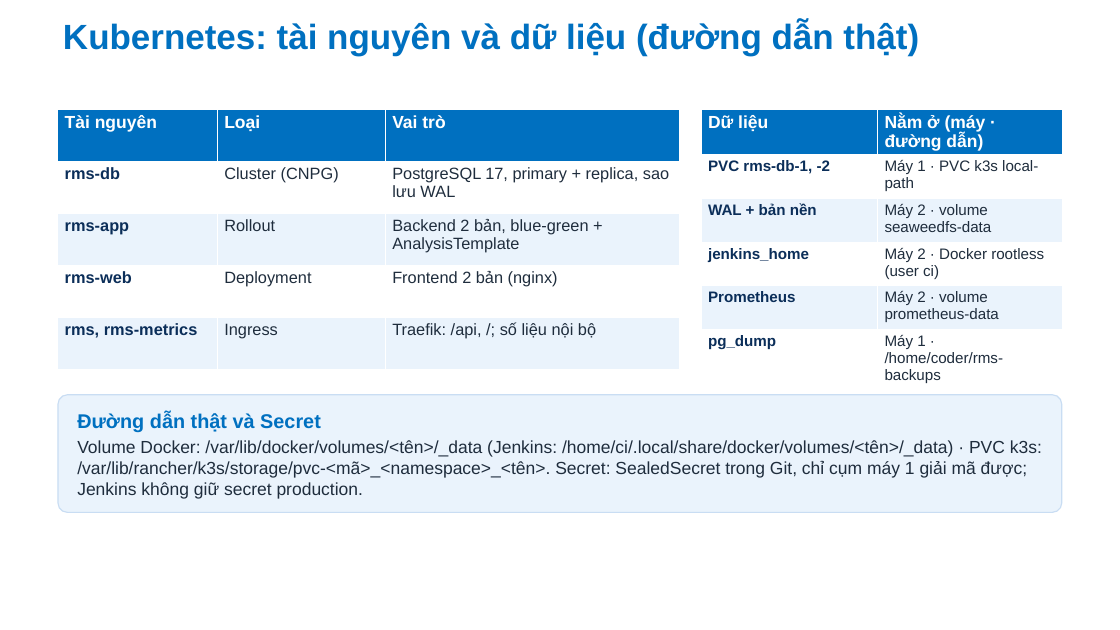
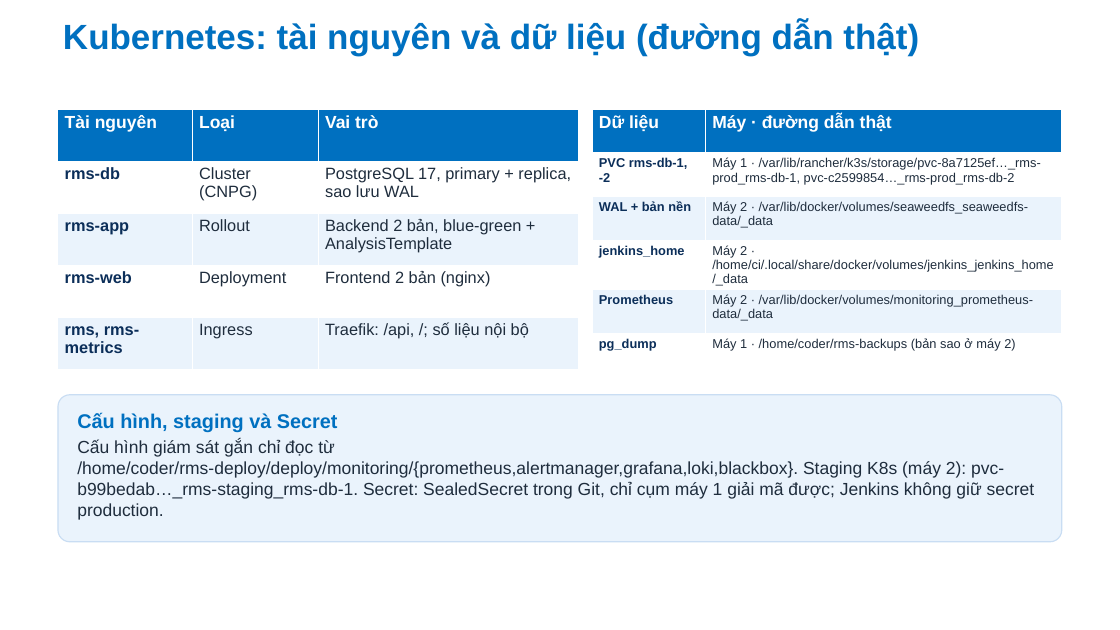
Before and after one commit to Anpham120/restaurant-management-system, a slide deck: slide 14 of docs/bao-cao/Slide_TrienKhaiPhanMem_AtlasRestaurant.pptx (slide 13 before the commit). Drawn at 1120x630 pixels with LibreOffice and Linux fonts; fonts in the diff are those of the drawing; background and template pictures are left out. Boxes give left, top, right and bottom in pixels: in the first picture for what was removed or moved away, otherwise in the second. Text is boxed around its words. In the diff, an @@ line names an element or a change of style, - is before the commit and + after.

```diff
--- a/docs/bao-cao/Slide_TrienKhaiPhanMem_AtlasRestaurant.pptx
+++ b/docs/bao-cao/Slide_TrienKhaiPhanMem_AtlasRestaurant.pptx
@@ table: place and size @@
-table at [58,109,680,370]
+table at [58,109,579,370]
@@ table at [592,109,1062,371] @@
-row 1, column 2: Nằm ở (máy · đường dẫn)
+row 1, column 2: Máy · đường dẫn thật
-row 2, column 2: Máy 1 · PVC k3s local-path
+row 2, column 2: Máy 1 · /var/lib/rancher/k3s/storage/pvc-8a7125ef…_rms-prod_rms-db-1, pvc-c2599854…_rms-prod_rms-db-2
-row 3, column 2: Máy 2 · volume seaweedfs-data
+row 3, column 2: Máy 2 · /var/lib/docker/volumes/seaweedfs_seaweedfs-data/_data
-row 4, column 2: Máy 2 · Docker rootless (user ci)
+row 4, column 2: Máy 2 · /home/ci/.local/share/docker/volumes/jenkins_jenkins_home/_data
-row 5, column 2: Máy 2 · volume prometheus-data
+row 5, column 2: Máy 2 · /var/lib/docker/volumes/monitoring_prometheus-data/_data
-row 6, column 2: Máy 1 · /home/coder/rms-backups
+row 6, column 2: Máy 1 · /home/coder/rms-backups (bản sao ở máy 2)
@@ size 13 to 11 pt in "PVC rms-db-1, -2", "WAL + bản nền", "jenkins_home", "Prometheus" and 1 more places @@
@@ table: place and size @@
-table at [702,109,1063,387]
+table at [592,109,1062,371]
@@ rounded rectangle: place and size @@
-rounded rectangle at [58,395,1062,513]
+rounded rectangle at [58,395,1062,542]
@@ text at [77,413,1035,520]: text changed @@
-Đường dẫn thật và Secret
-Volume Docker: /var/lib/docker/volumes/<tên>/_data (Jenkins: /home/ci/.local/share/docker/volumes/<tên>/_data) · PVC k3s: /var/lib/rancher/k3s/storage/pvc-<mã>_<namespace>_<tên>. Secret: SealedSecret trong Git, chỉ cụm máy 1 giải mã được; Jenkins không giữ secret production.
+Cấu hình, staging và Secret
+Cấu hình giám sát gắn chỉ đọc từ /home/coder/rms-deploy/deploy/monitoring/{prometheus,alertmanager,grafana,loki,blackbox}. Staging K8s (máy 2): pvc-b99bedab…_rms-staging_rms-db-1. Secret: SealedSecret trong Git, chỉ cụm máy 1 giải mã được; Jenkins không giữ secret production.
```
Also in this commit, not shown: 2 other slides changed, 2 slides added, 1 slide removed.
